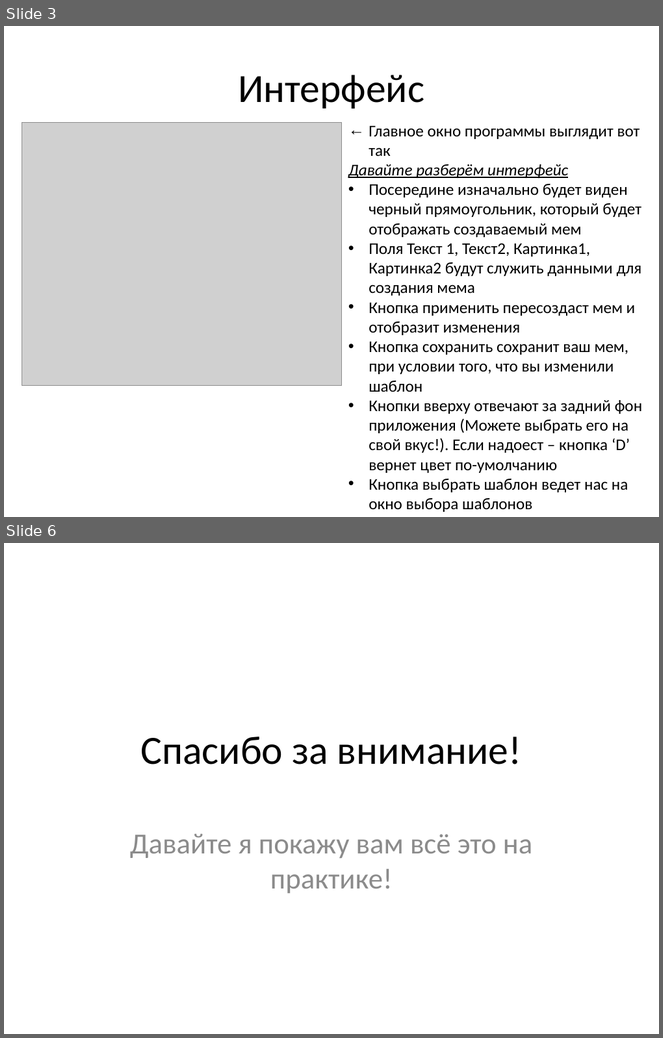
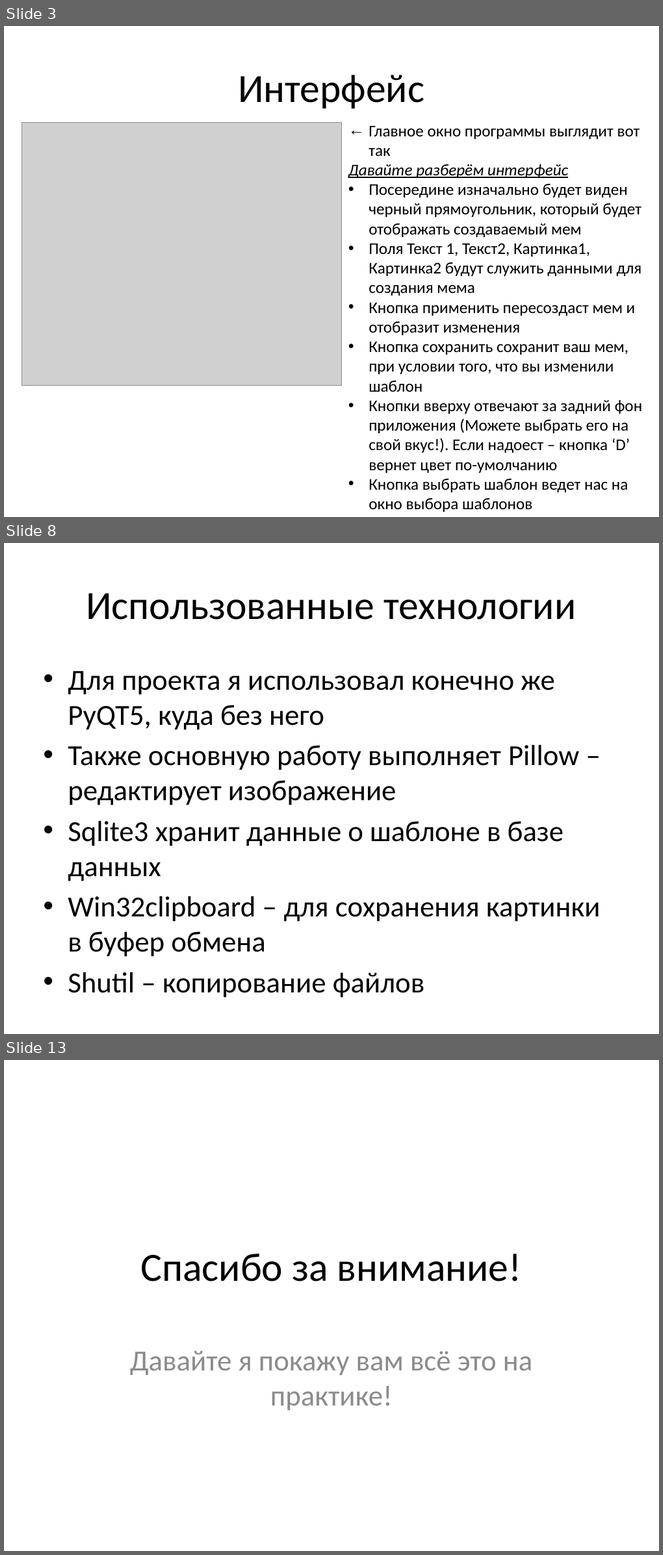
Before and after one commit to nelttjen/PyQT_project, a slide deck: PyQT_present.pptx. Shown one above the other, each under a label of ours: slides 3 and 6 before the commit, slides 3, 8 and 13 after it; the slides between them are not shown. The pictures are 663x1038 and 663x1555 pixels, drawn with LibreOffice and Linux fonts; fonts in the diff are those of the drawing; grey boxes stand for pictures. Boxes give left, top, right and bottom in pixels: in the first picture for what was removed or moved away, otherwise in the second. Text is boxed around its words. In the diff, an @@ line names an element or a change of style, - is before the commit and + after.

```diff
--- a/PyQT_present.pptx
+++ b/PyQT_present.pptx
@@ slide 8 added at [4,543,659,1034], background #FFFFFF @@
@@ title added at [86,593,576,620], 44 pt, text #000000 @@
+Использованные технологии
@@ text added at [68,671,601,998], 32 pt, text #000000 @@
+• Для проекта я использовал конечно же PyQT5, куда без него
+• Также основную работу выполняет Pillow – редактирует изображение
+• Sqlite3 хранит данные о шаблоне в базе данных
+• Win32clipboard – для сохранения картинки в буфер обмена
+• Shutil – копирование файлов
@@ what was slide 6 is now slide 13 @@
```
Also in this commit, not shown: 3 slides changed, 6 other slides added, 5 other files.
